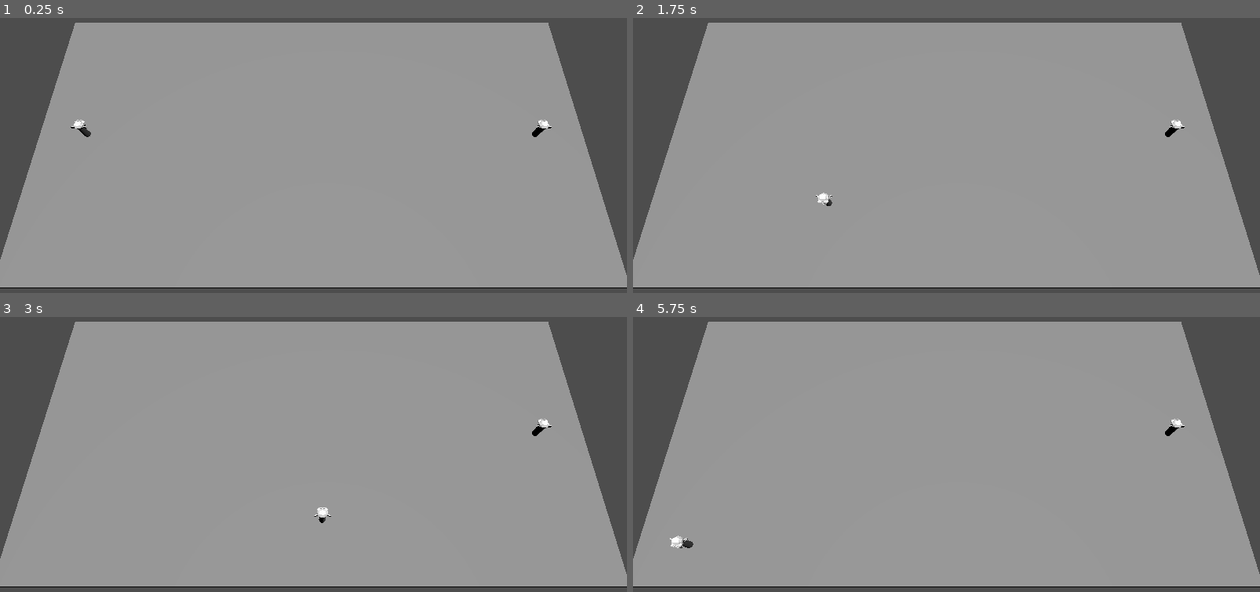
Above: before the commit, frames 1-4 (two rows, left to right).
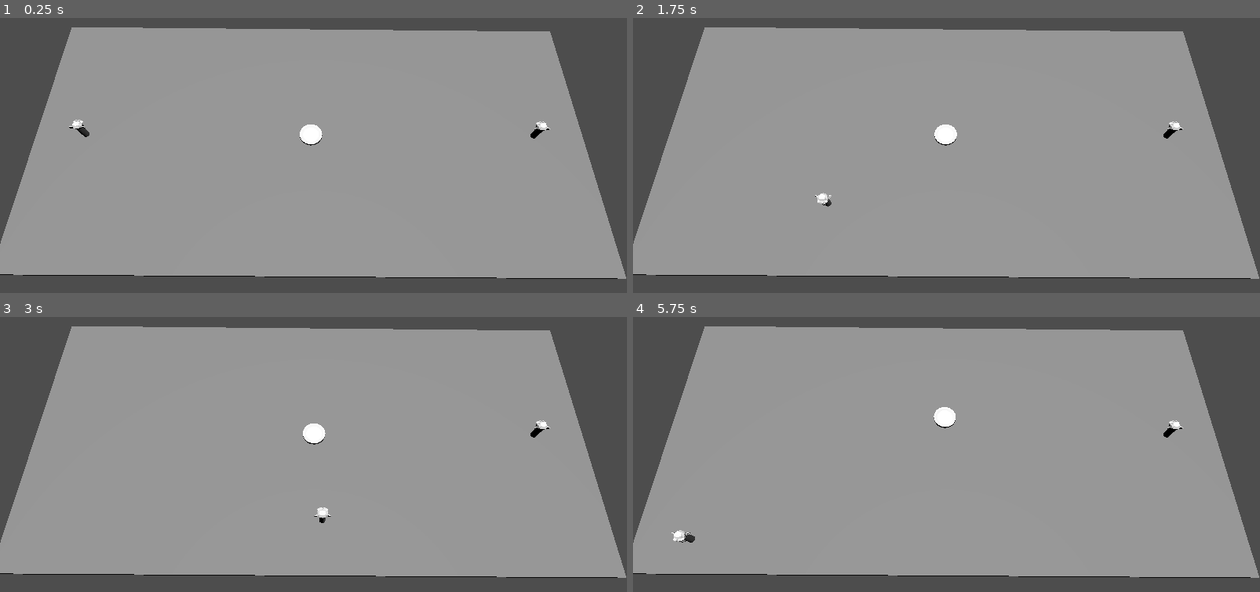
Above: after the commit, the same moments.

Repository: hugopanel/bounce
Game: Godot game, scene res://level1.tscn
Same seed, same stepped clock (60 frames per second), same inputs: the game is played once before the commit and once after it.
Inputs:
- Up to frame 1 (0.25 s): no input
- Up to frame 2 (1.75 s): tap Enter at 0.5 s; hold D (PA_Right) 0.53-1.28 s; tap Space (PA_Dash) at 0.6, 1.35 s; hold S (PA_Down) from 1.28 s (still down)
- Up to frame 3 (3 s): release S (PA_Down) at 2.03 s; hold D (PA_Right) 2.03-2.78 s; tap Space (PA_Dash) at 2.1, 2.85 s; hold W (PA_Up) from 2.78 s (still down)
- Up to frame 4 (5.75 s): release W (PA_Up) at 3.53 s; hold A (PA_Left) 3.53-5.03 s; tap Space (PA_Dash) at 3.6, 4.25, 4.35, 5.1 s; hold S (PA_Down) from 5.03 s (still down)

The runs differ from the first frame. In frame 1, 7.1% of the frame differs, in the area x 0-100%, y 1-99%; in frame 2, 7.0%; in frame 3, 7.0%; in frame 4, 7.2%.

Commit message:
Added puck (collision bugs)

Diff:
--- a/level1.tscn
+++ b/level1.tscn
@@ -1,4 +1,6 @@
-[gd_scene load_steps=4 format=3 uid="uid://dhwu4amdntksq"]
+[gd_scene load_steps=5 format=3 uid="uid://dhwu4amdntksq"]
+
+[ext_resource type="PackedScene" uid="uid://ehhick0bwnou" path="res://puck.tscn" id="1_cs417"]
 
 [sub_resource type="GDScript" id="GDScript_ge7ui"]
 script/source = "extends Node3D
@@ -26,32 +28,35 @@
 	pass
 "
 
-[sub_resource type="BoxShape3D" id="BoxShape3D_feauj"]
-size = Vector3(24.6621, 0.351074, 51.3679)
+[sub_resource type="BoxMesh" id="BoxMesh_aiyx5"]
 
-[sub_resource type="BoxMesh" id="BoxMesh_4s487"]
+[sub_resource type="BoxShape3D" id="BoxShape3D_u0ufp"]
+size = Vector3(48.9912, 7.83569, 24.3516)
 
 [node name="Node3D" type="Node3D"]
 transform = Transform3D(0.999954, -0.00806205, 0.0051201, 0.00809159, 0.999951, -0.00577206, -0.00507329, 0.00581324, 0.99997, 0, 0, 0)
 script = SubResource("GDScript_ge7ui")
 
-[node name="Ground" type="StaticBody3D" parent="."]
-transform = Transform3D(1, -1.40081e-08, -1.09879e-09, 3.20739e-10, 1, 8.25211e-09, 4.33187e-11, -1.53995e-08, 1, -0.00178946, -0.221147, 0.00127653)
-
-[node name="CollisionShape" type="CollisionShape3D" parent="Ground"]
-transform = Transform3D(1.98838, -4.87961e-07, -9.41235e-08, 3.8999e-07, 0.989195, 8.93042e-08, 4.11838e-08, -4.10158e-08, 0.505807, -0.0196074, -0.0736584, -0.0359967)
-shape = SubResource("BoxShape3D_feauj")
-
-[node name="MeshInstance3D" type="MeshInstance3D" parent="Ground"]
-transform = Transform3D(48.9513, -2.31828e-09, -1.79817e-07, 5.55075e-07, 0.144319, 4.27163e-08, 1.14958e-07, -1.17066e-09, 25.9698, -0.00130299, -0.161023, 0.000929483)
-mesh = SubResource("BoxMesh_4s487")
-
 [node name="DirectionalLight3D" type="DirectionalLight3D" parent="."]
 transform = Transform3D(0.999909, -0.00294158, 0.0131819, -0.0131818, 6.49527e-05, 0.999913, -0.0029422, -0.999996, 2.61602e-05, 0.0339886, 4.20028, -0.0242455)
 
 [node name="CameraPivot" type="Marker3D" parent="."]
-transform = Transform3D(1, -4.95734e-10, -1.09933e-09, 3.20739e-10, 0.441506, 0.897258, 4.33187e-11, -0.897259, 0.441506, 0.189369, 34.1881, 16.8484)
+transform = Transform3D(1, -1.17295e-09, -8.38664e-09, 3.20739e-10, 0.441506, 0.897258, 4.33187e-11, -0.897259, 0.441506, 0.249455, 34.3054, 16.7943)
 
 [node name="Camera3D" type="Camera3D" parent="CameraPivot"]
-transform = Transform3D(1, -3.48787e-16, 3.48787e-16, 3.48787e-16, 1, -3.48787e-16, -3.48787e-16, 3.48787e-16, 1, 2.08165e-12, 2.08165e-12, 2.08165e-12)
+transform = Transform3D(1, 1.02554e-08, -2.12148e-08, -9.69032e-10, 0.999999, 7.22445e-08, -5.96659e-10, -1.52379e-08, 1, 0, 0, 0)
 fov = 44.9
+
+[node name="RigidBody3D" parent="." instance=ExtResource("1_cs417")]
+transform = Transform3D(-0.00507336, 0.00809157, -0.999955, 0.00581323, 0.99995, 0.00806207, 0.99997, -0.00577207, -0.00512012, 0, 0, 0)
+
+[node name="StaticBody3D" type="StaticBody3D" parent="."]
+transform = Transform3D(-0.999955, 0.0080916, 0.00507338, 0.00806207, 0.99995, -0.00581323, -0.00512019, -0.00577207, -0.999971, 0, 0, 0)
+
+[node name="MeshInstance3D" type="MeshInstance3D" parent="StaticBody3D"]
+transform = Transform3D(-48.9703, -7.52237e-10, -4.06587e-09, -1.57067e-08, 0.381615, 1.94608e-08, -2.12192e-09, -7.23415e-10, 24.2795, -4.02177e-11, -0.232904, 1.55575e-10)
+mesh = SubResource("BoxMesh_aiyx5")
+
+[node name="CollisionShape3D" type="CollisionShape3D" parent="StaticBody3D"]
+transform = Transform3D(1, 2.00249e-16, 1.49252e-15, -1.49766e-17, 1, -5.53737e-17, 1.96048e-15, 1.80817e-16, 1, -9.42183e-16, -3.95789, -6.40844e-16)
+shape = SubResource("BoxShape3D_u0ufp")
--- /dev/null
+++ b/puck.gd
@@ -0,0 +1,12 @@
+extends RigidBody3D
+
+var velocity: Vector3 = Vector3.ZERO
+
+func _ready():
+	velocity.x = 0.1
+
+func _physics_process(delta):
+	var collision_info = move_and_collide(velocity * delta)
+
+	if collision_info:
+		velocity = velocity.bounce(collision_info.get_normal())
--- /dev/null
+++ b/puck.tscn
@@ -0,0 +1,18 @@
+[gd_scene load_steps=4 format=3 uid="uid://ehhick0bwnou"]
+
+[ext_resource type="Script" path="res://puck.gd" id="1_nb11t"]
+[ext_resource type="PackedScene" uid="uid://cpm8pot4ciyg6" path="res://art/puck.glb" id="1_pq4pu"]
+
+[sub_resource type="CylinderShape3D" id="CylinderShape3D_f8cv3"]
+height = 0.245619
+radius = 0.996413
+
+[node name="RigidBody3D" type="RigidBody3D"]
+script = ExtResource("1_nb11t")
+
+[node name="CollisionShape3D" type="CollisionShape3D" parent="."]
+transform = Transform3D(1, 0, 0, 0, 1, 0, 0, 0, 1, 0, 0.101035, 0)
+shape = SubResource("CylinderShape3D_f8cv3")
+
+[node name="puck" parent="CollisionShape3D" instance=ExtResource("1_pq4pu")]
+transform = Transform3D(1, 0, 0, 0, 1, 0, 0, 0, 1, 0, -0.101035, 0)
Binary file added: art/puck.glb
Not shown, added: art/puck.glb.import
